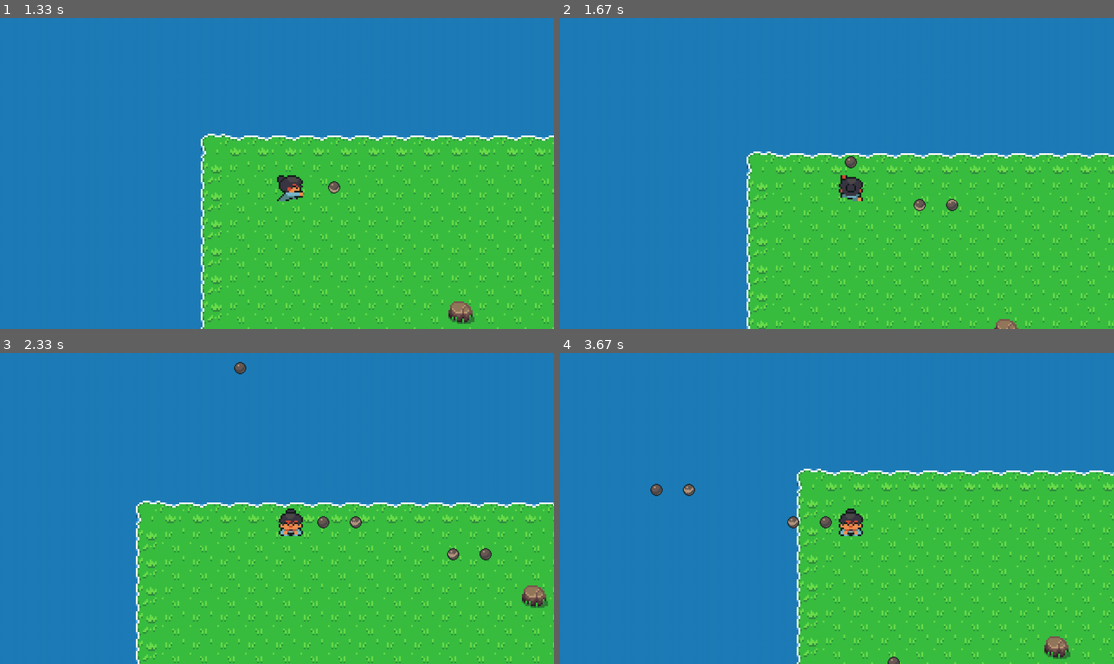
Above: before the commit, frames 1-4 (two rows, left to right).
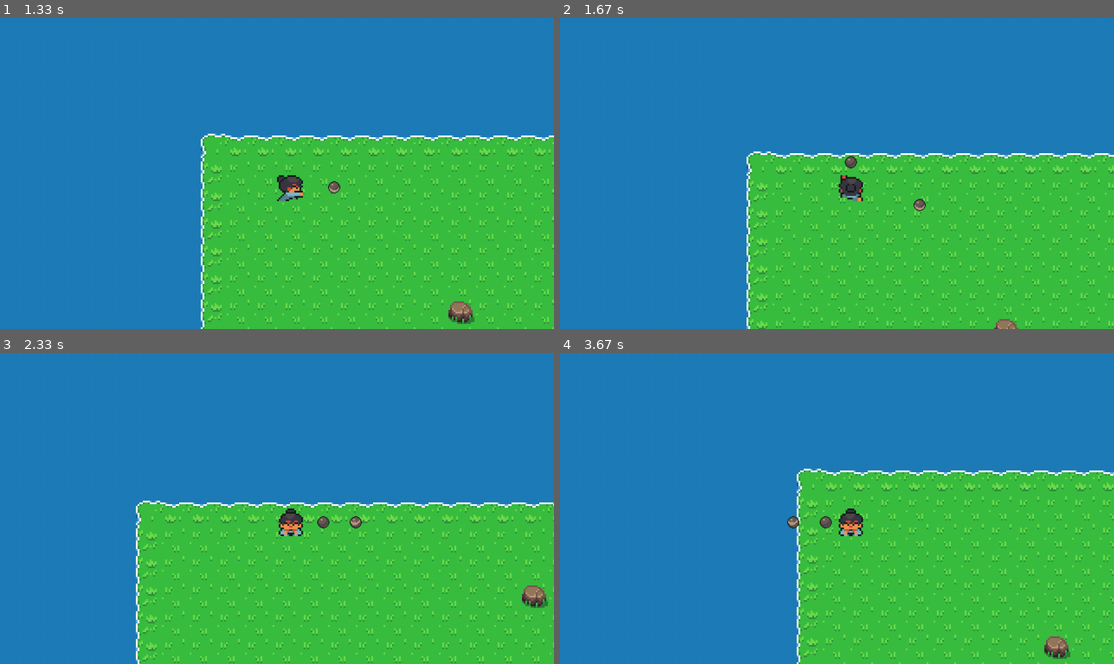
Above: after the commit, the same moments.

Repository: DTNevaeha/Top_Down_RPG_Template
Game: pygame game, started from main.py
Same seed, same stepped clock (60 frames per second), same inputs: the game is played once before the commit and once after it.
Inputs:
- Up to frame 1 (1.33 s): click "Start Game" at 0.38 s; tap Space at 0.67, 1.07 s; hold D from 1 s (still down)
- Up to frame 2 (1.67 s): tap Space at 1.37, 1.57 s; release D at 1.47 s; hold W from 1.5 s (still down)
- Up to frame 3 (2.33 s): release W at 1.8 s; hold D 1.83-2.3 s; tap Space at 1.9, 2.2 s
- Up to frame 4 (3.67 s): hold A 2.33-2.87 s; tap Space at 2.4, 2.7, 2.97, 3.3, 3.6 s; hold S 2.9-3.2 s; hold A 3.23-3.63 s

Frame 1 is identical in both runs. In frame 2, less than 0.1% of the frame differs, in the area x 69-72%, y 58-63%; in frame 3, 0.2%, in the area x 42-89%, y 2-67%; in frame 4, 0.2%.

Commit message:
Projectiles are removed after 250 travel distance

Diff:
--- a/game_files/animations/projectile.py
+++ b/game_files/animations/projectile.py
@@ -10,12 +10,15 @@
         self.y = y
         self.velocity = 500
         self.direction = "right"
+        self.distance_traveled = 0
+        self.moving = True
 
         self.animations = AnimationManager(sprite_sheets, 16, 2)
         self.animations.register_animation("projectile", [0, 1, 2, 3, 4], "projectile")
         self.animations.activate_animation("projectile", 0.1, True)
 
     def move(self, dt):
+        # Sets the direction that the projectile will move in
         if self.direction == "up":
             self.y -= self.velocity * dt
         elif self.direction == "down":
@@ -24,6 +27,12 @@
             self.x -= self.velocity * dt
         elif self.direction == "right":
             self.x += self.velocity * dt
+
+        # Keep track of how far the projectile has traveled
+        self.distance_traveled += abs(self.velocity * dt)
+
+    def has_traveled_too_far(self, max_distance: int) -> int:
+        return self.distance_traveled > max_distance
 
     def set_direction(self, new_direction: str):
         self.direction = new_direction
--- a/game_files/scenes/main_scene.py
+++ b/game_files/scenes/main_scene.py
@@ -58,13 +58,16 @@
             #  delta time to ensure everything is on the same time
             self.previous_time = time.time()
         # Delta time
-        now = time.time()
-        dt = now - self.previous_time
-        self.previous_time = now
+        current_time = time.time()
+        dt = current_time - self.previous_time
+        self.previous_time = current_time
 
         self.enemy.update(dt)
         self.player.update(dt)
 
+        max_distance = 250
+        # If projectiles have moved further than the max distance then they are removed from the list
+        self.projectiles = [p for p in self.projectiles if not p.has_traveled_too_far(max_distance)]
         for projectile in self.projectiles:
             projectile.update(dt)
 
@@ -129,6 +132,7 @@
                 projectile.set_direction(self.player.direction)
                 self.projectiles.append(projectile)
 
+
             if event.type == pygame.KEYDOWN and event.key in self.keybinds:
                 self.keystack.append(event.key)
 
